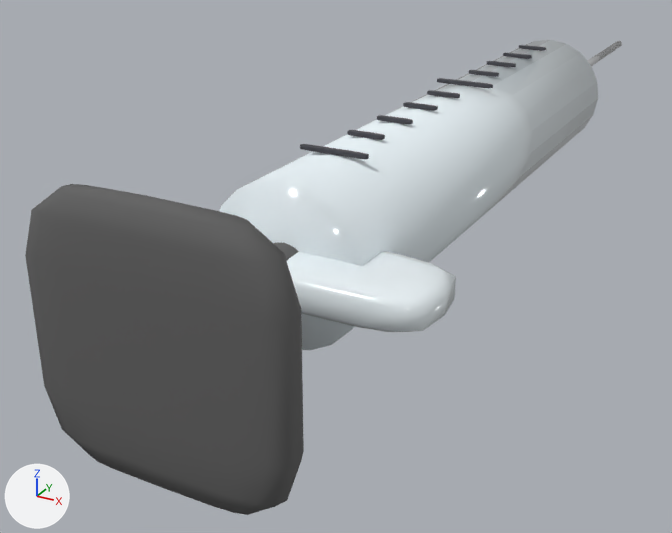
The glTF model assets/models/tools/syringe_10.glb as it was, and as the next commit left it.
Both versions are drawn from a 50 mm lens placed at (0.0327, -0.0517, 0.0269), pointed at (-0.0118, 0.029, -0.0135). Lighting does not change. The marker at lower left points along +X, +Y and +Z. The picture after the commit comes second. Vertices at exactly the same position are counted once.

Objects in the first picture: 'Barrel', 'Flange', 'Marks', 'Plunger' and 1 more.
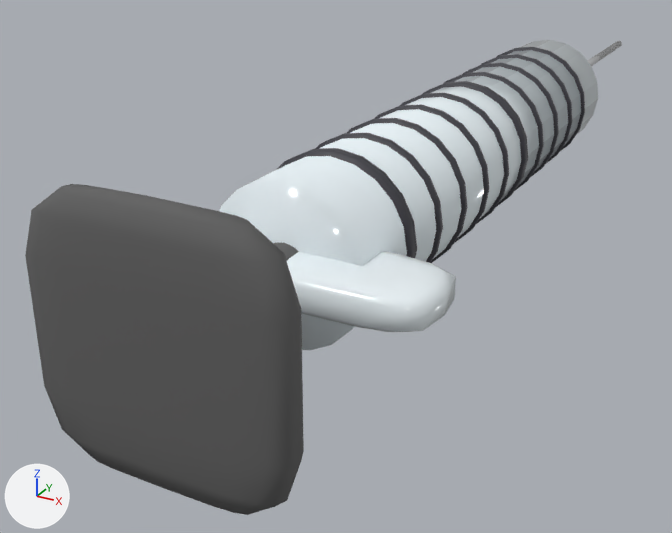
Changed parts and their boxes (x1, y1, x2, y2) in the pictures (672 x 533 px):
```json
{"object": "Marks", "change": "reshaped", "before": [300, 45, 546, 159], "after": [276, 47, 585, 263]}
{"part": 1, "of": "me_marks", "change": "added", "after": [421, 81, 528, 207]}
{"part": 2, "of": "me_marks", "change": "added", "after": [276, 148, 417, 258]}
{"part": 3, "of": "me_marks", "change": "deleted", "before": [437, 78, 493, 88]}
{"part": 4, "of": "me_marks", "change": "deleted", "before": [300, 144, 369, 159]}
{"part": 5, "of": "me_marks", "change": "built on", "before": [347, 90, 460, 140], "after": [315, 93, 509, 263]}
{"part": 6, "of": "me_marks", "change": "built on", "before": [469, 53, 532, 77], "after": [443, 54, 572, 190]}
{"part": 7, "of": "me_marks", "change": "built on", "before": [519, 45, 546, 51], "after": [497, 47, 585, 151]}
```

Edits to the scene script, one JSON object a line:
```json
{"block": "me_marks", "where": "# used by ob_marks; location = (0.0, 0.0, 0.0)"}
{"op": "remove", "block": "me_marks", "code": "me_marks.from_pydata(...)  # 1028 vertices, 1960 faces; spans x -0.0029..0.0029, y 0.0071..0.055, z 0.0065..0.0069"}
{"op": "add", "block": "me_marks", "code": "me_marks.from_pydata(...)  # 420 vertices, 800 faces; spans x -0.0068..0.0068, y 0.0067..0.055, z -0.0068..0.0068"}
{"block": "me_marks", "change": "me_marks part 1: a new loose piece, a 20-sided cylinder along y spanning x -0.0068..0.0068, y 0.0331..0.0342, z -0.0068..0.0068, in mat_marks (dark grey #3d3d45)"}
{"block": "me_marks", "change": "me_marks part 2: a new loose piece, a 20-sided cylinder along y spanning x -0.0068..0.0068, y 0.0067..0.0079, z -0.0068..0.0068, in mat_marks (dark grey #3d3d45)"}
{"block": "me_marks", "change": "me_marks part 3: the loose piece of 106 vertices spanning x -0.0029..0.0029, y 0.0334..0.0339, z 0.0065..0.0069 is deleted"}
{"block": "me_marks", "change": "me_marks part 4: the loose piece of 106 vertices spanning x -0.0029..0.0029, y 0.0071..0.0075, z 0.0065..0.0069 is deleted"}
{"block": "me_marks", "change": "me_marks part 5: 404 vertices removed from x -0.0016..0.0016, y 0.0123..0.0286, z 0.0065..0.0069; 164 vertices added at x -0.0068..0.0068, y 0.0123..0.0287, z -0.0068..0.0068"}
{"block": "me_marks", "change": "me_marks part 6: 303 vertices removed from x -0.0016..0.0016, y 0.0387..0.0497, z 0.0065..0.0069; 123 vertices added at x -0.0068..0.0068, y 0.0386..0.0498, z -0.0068..0.0068"}
{"block": "me_marks", "change": "me_marks part 7: 101 vertices removed from x -0.0016..0.0016, y 0.0545..0.055, z 0.0065..0.0069; 41 vertices added at x -0.0068..0.0068, y 0.0544..0.055, z -0.0068..0.0068"}
```
